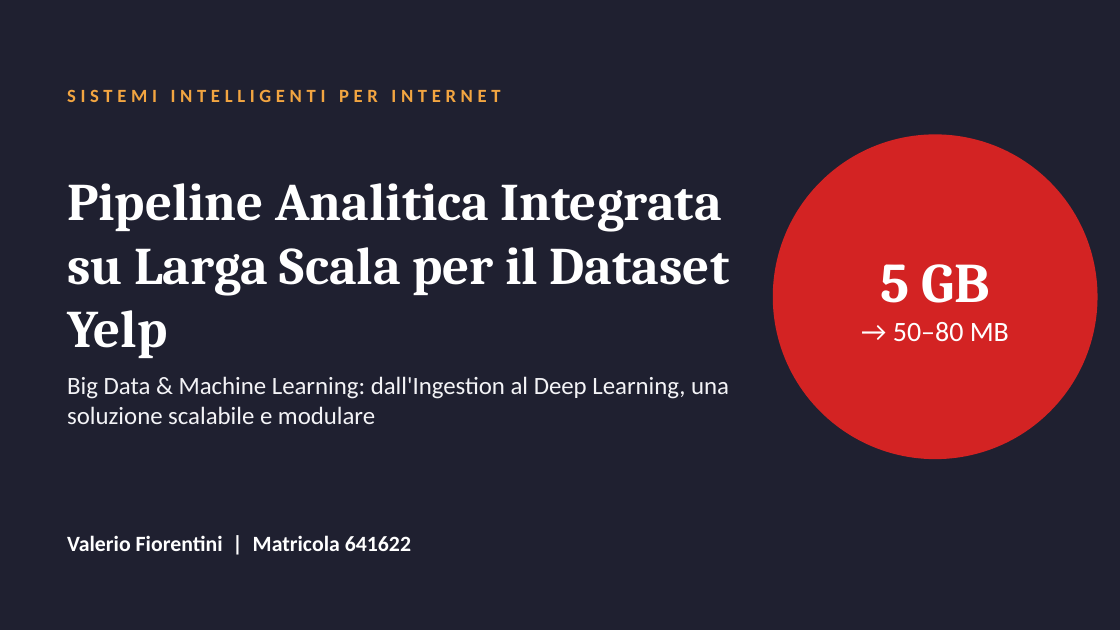
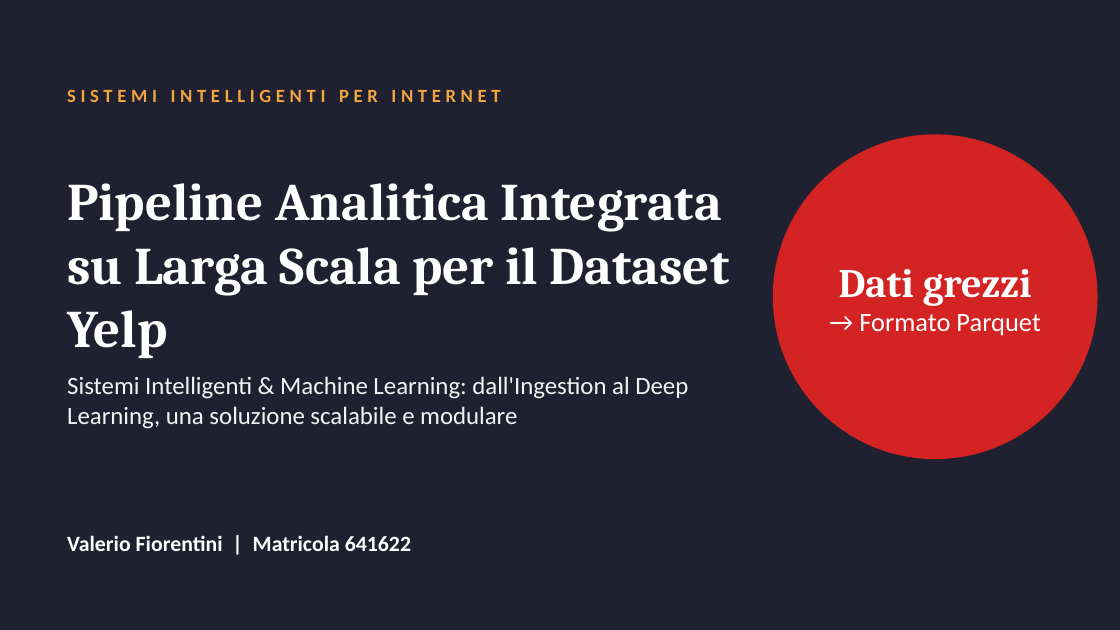
Before and after one commit to valeriofiorentini/yelp-bigdata-mining-recommender, a slide deck: slide 1 of Yelp_Pipeline_Presentazione.pptx. Drawn at 1120x630 pixels with LibreOffice and Linux fonts; fonts in the diff are those of the drawing. Boxes give left, top, right and bottom in pixels: in the first picture for what was removed or moved away, otherwise in the second. Text is boxed around its words. In the diff, an @@ line names an element or a change of style, - is before the commit and + after.

Commit message:
Docs: align to Sistemi Intelligenti, remove 5GB and Kaggle refs

```diff
--- a/Yelp_Pipeline_Presentazione.pptx
+++ b/Yelp_Pipeline_Presentazione.pptx
@@ text at <box>839,269,1040,336</box>: text changed; size 18 to 17 pt @@
-5 GB
-→ 50–80 MB
+Dati grezzi
+→ Formato Parquet
@@ text at <box>67,376,688,429</box>: text changed @@
-Big Data & Machine Learning: dall'Ingestion al Deep Learning, una soluzione scalabile e modulare
+Sistemi Intelligenti & Machine Learning: dall'Ingestion al Deep Learning, una soluzione scalabile e modulare
```
Also in this commit, not shown: 8 other slides changed, 2 other files.
